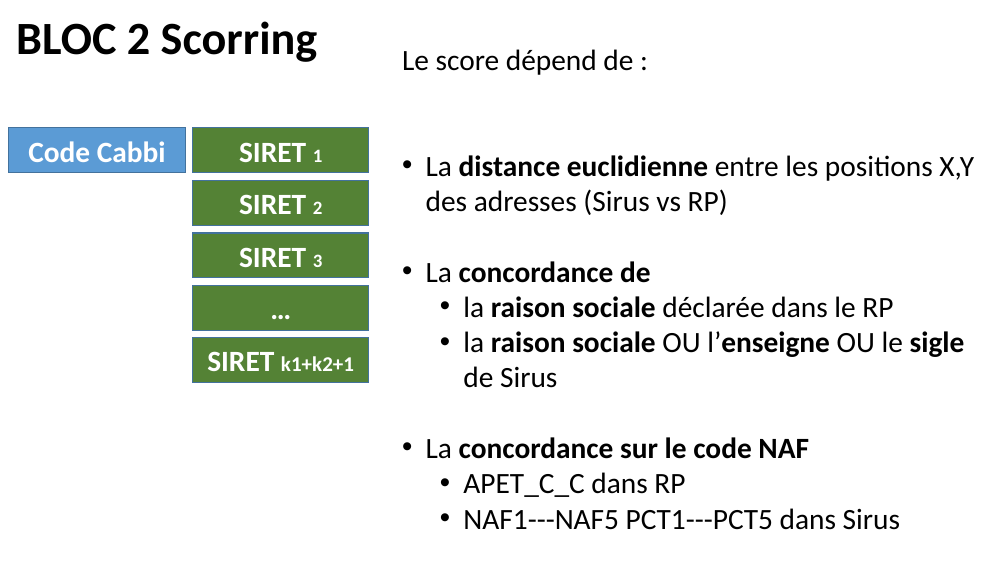
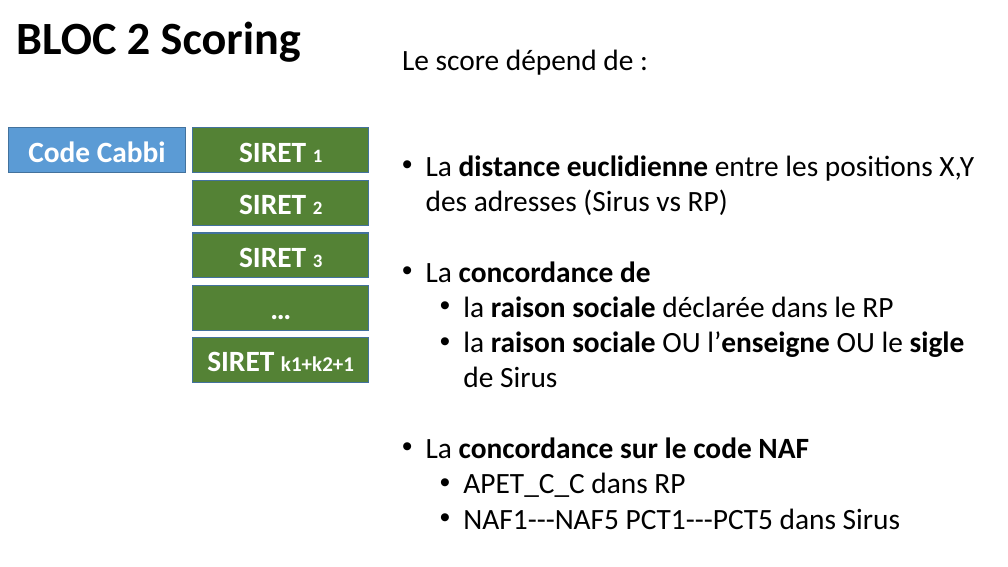
Before and after one commit to BDFINSEE/Hackathon, a slide deck: slide 5 of Hackathon le champ des sirens.pptx. Drawn at 1008x567 pixels with LibreOffice and Linux fonts; fonts in the diff are those of the drawing. Boxes give left, top, right and bottom in pixels: in the first picture for what was removed or moved away, otherwise in the second. Text is boxed around its words. In the diff, an @@ line names an element or a change of style, - is before the commit and + after.

```diff
--- a/Hackathon le champ des sirens.pptx
+++ b/Hackathon le champ des sirens.pptx
@@ text at (16, 21, 301, 62): text changed @@
-BLOC 2 Scorring
+BLOC 2 Scoring
```
Also in this commit, not shown: 2 other slides changed.
